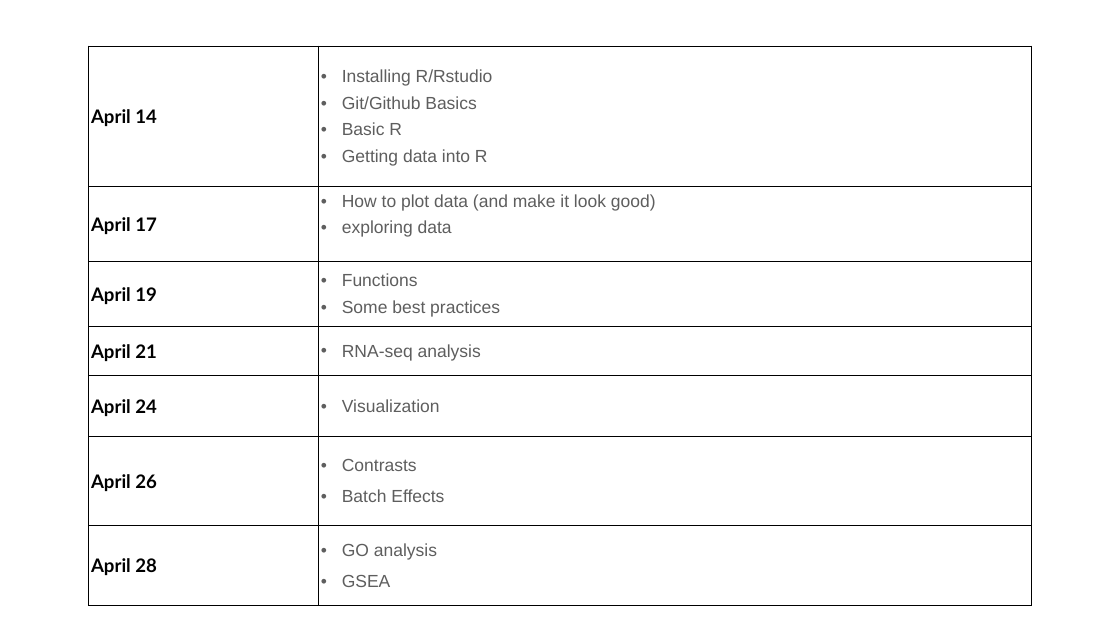
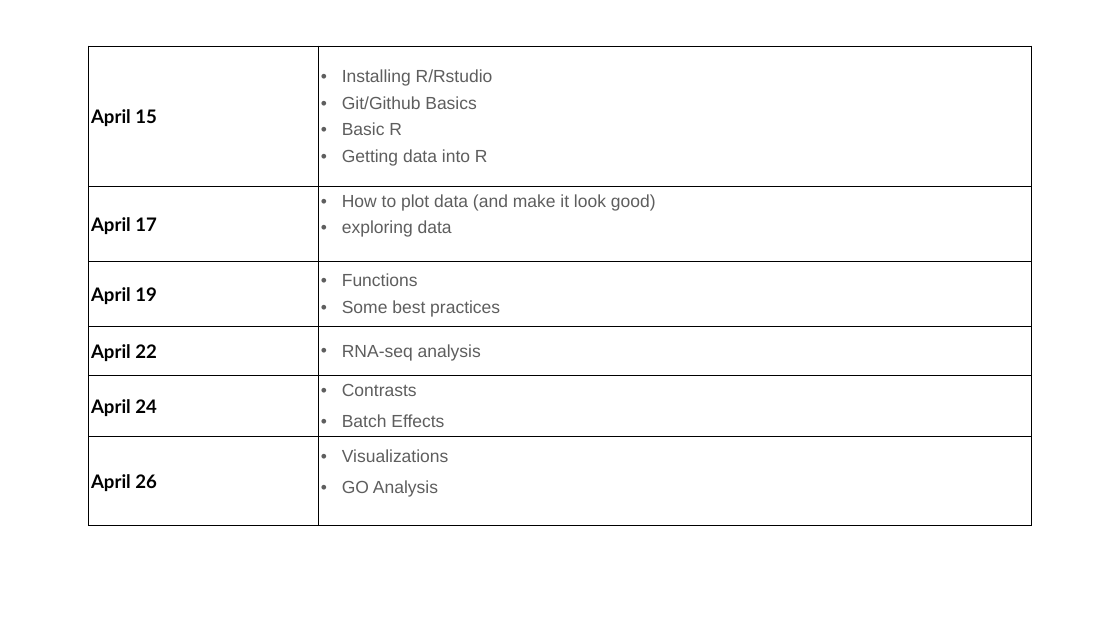
Before and after one commit to jraab/GNET749_RNAseq, a slide deck: slide 5 of lectures/2024_GNET749_Lecture1.pptx. Drawn at 1120x630 pixels with LibreOffice and Linux fonts; fonts in the diff are those of the drawing. Boxes give left, top, right and bottom in pixels: in the first picture for what was removed or moved away, otherwise in the second. Text is boxed around its words. In the diff, an @@ line names an element or a change of style, - is before the commit and + after.

Commit message:
lecture updates

```diff
--- a/lectures/2024_GNET749_Lecture1.pptx
+++ b/lectures/2024_GNET749_Lecture1.pptx
@@ table at (89, 46, 1032, 535) @@
-row 1, column 1: April 14
+row 1, column 1: April 15
-row 4: April 21 | RNA-seq analysis
-row 5: April 24 | Visualization
-row 6: April 26 | Contrasts / Batch Effects
-row 7: April 28 | GO analysis / GSEA
+row 4: April 22 | RNA-seq analysis
+row 5: April 24 | Contrasts / Batch Effects
+row 6: April 26 | Visualizations / GO Analysis
```
Also in this commit, not shown: 7 other slides changed, 1 other file.
